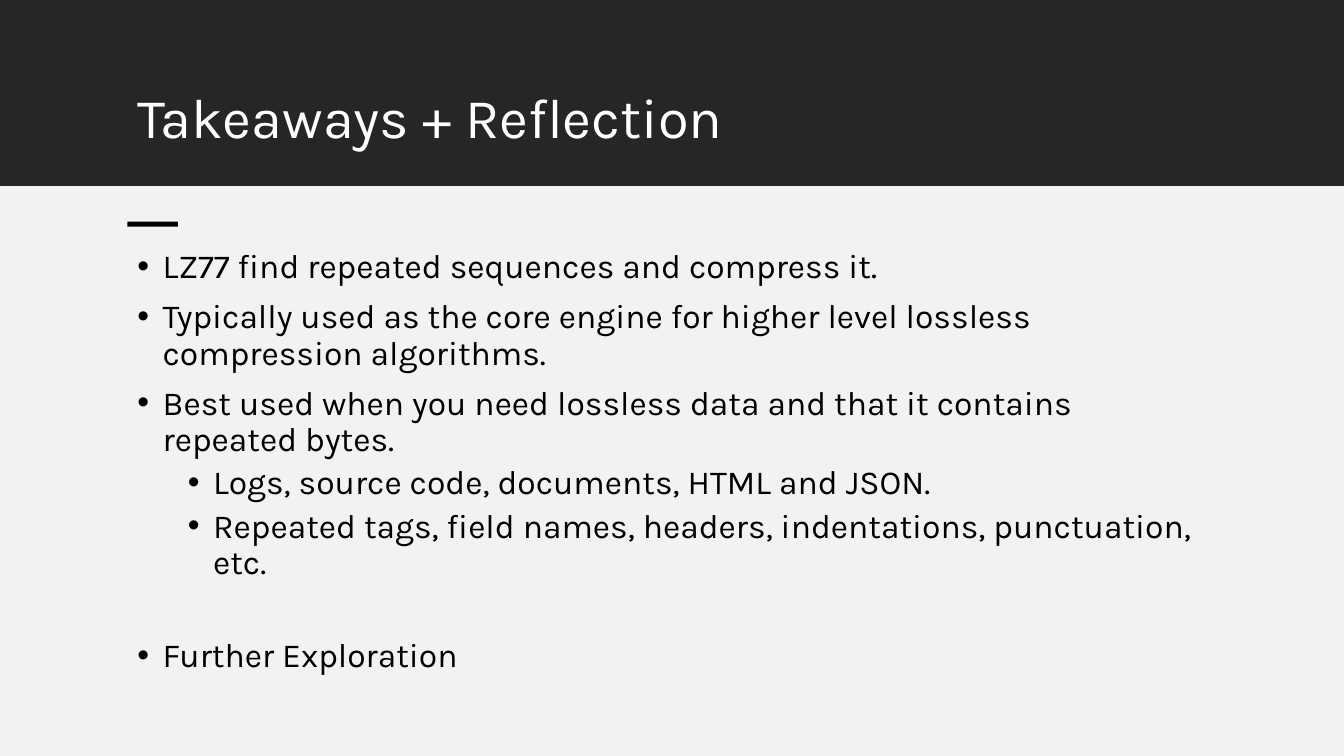
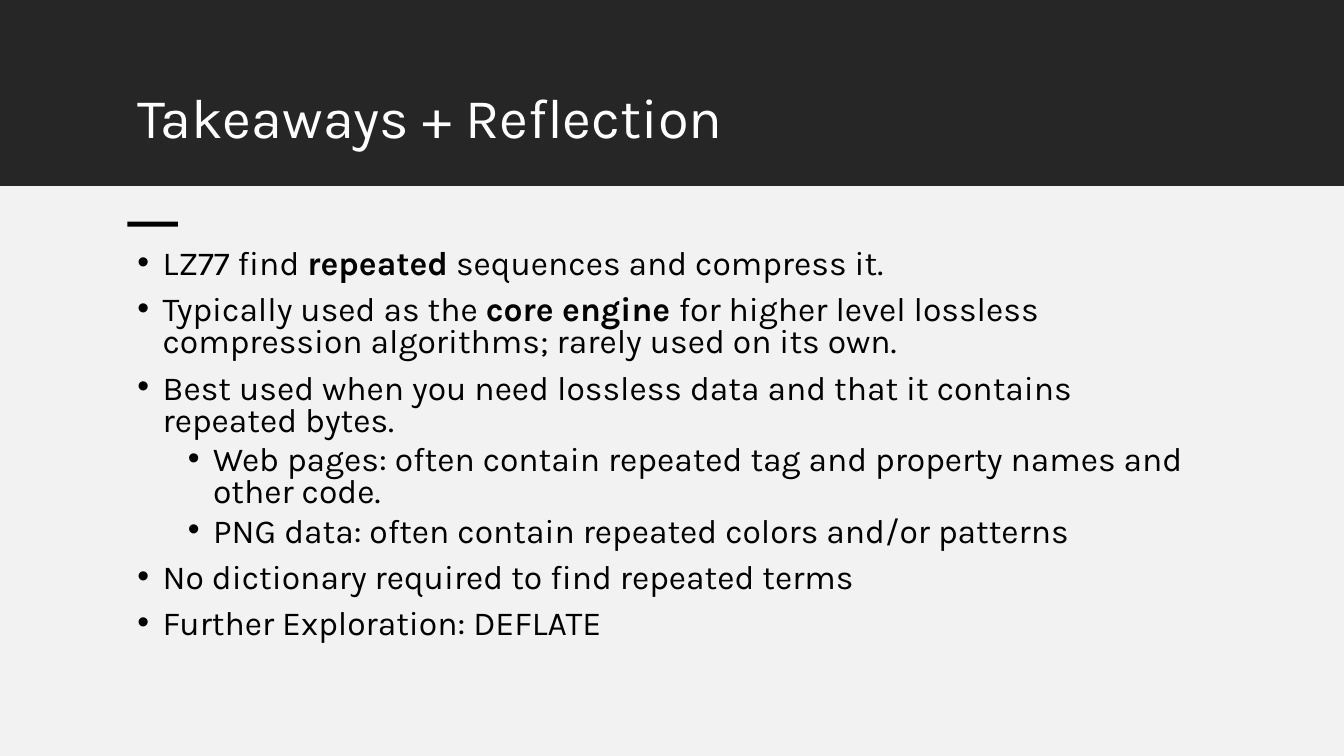
Before and after one commit to weng25j/checkoff3_comp211, a slide deck: slide 16 of LZ77.pptx (slide 15 before the commit). Drawn at 1344x756 pixels with LibreOffice and Linux fonts; fonts in the diff are those of the drawing. Boxes give left, top, right and bottom in pixels: in the first picture for what was removed or moved away, otherwise in the second. Text is boxed around its words. In the diff, an @@ line names an element or a change of style, - is before the commit and + after.

```diff
--- a/LZ77.pptx
+++ b/LZ77.pptx
@@ text at (163,252,1072,441): bold on in "repeated"; line spacing 0.9 to 0.8 @@
@@ text at (163,297,1039,362): text changed @@
-• Typically used as the core engine for higher level lossless compression algorithms.
+• Typically used as the core engine for higher level lossless compression algorithms; rarely used on its own.
@@ text at (163,448,1183,643): text changed @@
-  • Logs, source code, documents, HTML and JSON.
-  • Repeated tags, field names, headers, indentations, punctuation, etc.
-• Further Exploration
+  • Web pages: often contain repeated tag and property names and other code.
+  • PNG data: often contain repeated colors and/or patterns
+• No dictionary required to find repeated terms
+• Further Exploration: DEFLATE
```
Also in this commit, not shown: 12 other slides changed, 1 slide added.
